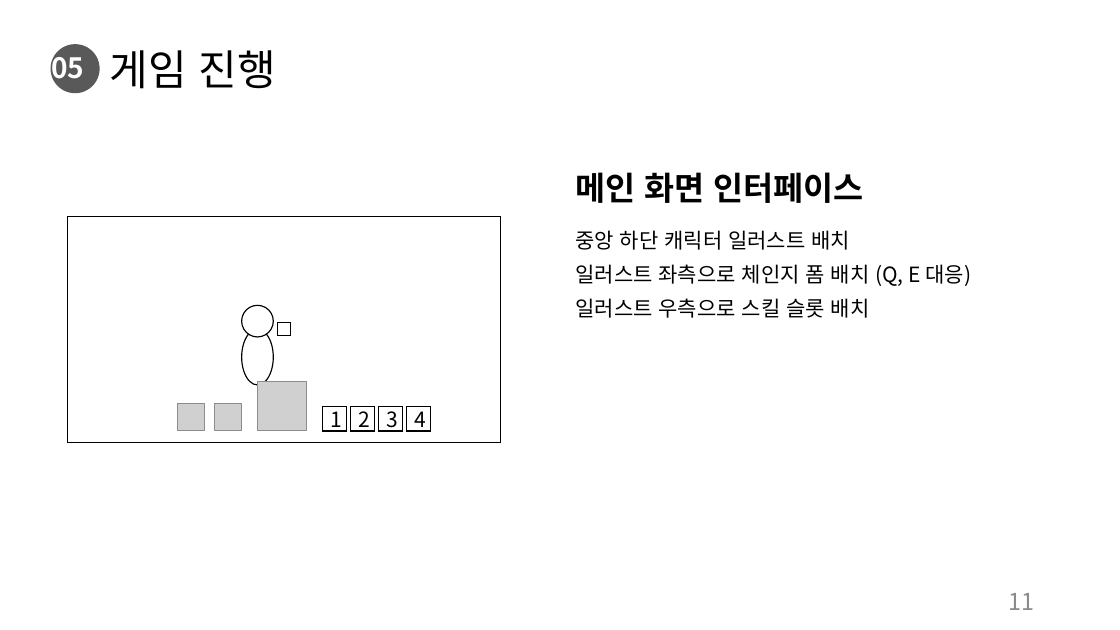
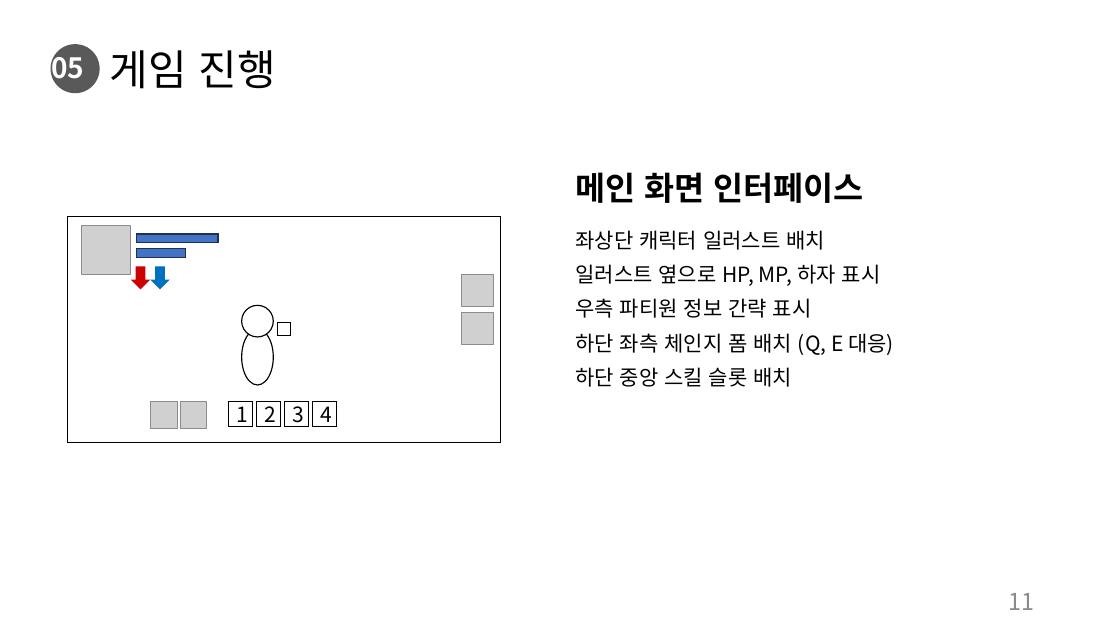
Before and after one commit to charobe/HDB, a slide deck: slide 11 of 조영욱/하자 드 바이오.pptx. Drawn at 1120x630 pixels with LibreOffice and Linux fonts; fonts in the diff are those of the drawing; grey boxes stand for pictures. Boxes give left, top, right and bottom in pixels: in the first picture for what was removed or moved away, otherwise in the second. Text is boxed around its words. In the diff, an @@ line names an element or a change of style, - is before the commit and + after.

```diff
--- a/조영욱/하자 드 바이오.pptx
+++ b/조영욱/하자 드 바이오.pptx
@@ picture: place and size @@
-picture at [257, 381, 306, 430]
+picture at [82, 226, 130, 275]
@@ rectangle added at [136, 234, 218, 244], fill #4472C4, outline #1E3256 1 pt @@
@@ text at [575, 230, 894, 387]: text changed @@
-중앙 하단 캐릭터 일러스트 배치
-일러스트 좌측으로 체인지 폼 배치 (Q, E 대응)
-일러스트 우측으로 스킬 슬롯 배치
+좌상단 캐릭터 일러스트 배치
+일러스트 옆으로 HP, MP, 하자 표시
+우측 파티원 정보 간략 표시
+하단 좌측 체인지 폼 배치 (Q, E 대응)
+하단 중앙 스킬 슬롯 배치
@@ down arrow added at [131, 266, 150, 289], fill #CC0000 @@
@@ rectangle added at [136, 249, 185, 258], fill #4472C4, outline #1E3256 1 pt @@
@@ down arrow added at [150, 266, 170, 289], fill #0070C0 @@
@@ picture added at [461, 275, 493, 307] @@
@@ picture added at [461, 313, 493, 345] @@
@@ picture: place and size @@
-picture at [177, 404, 204, 431]
+picture at [150, 402, 177, 429]
@@ picture: place and size @@
-picture at [215, 404, 242, 431]
+picture at [180, 402, 207, 429]
@@ 4 rectangles: place and size @@
-4 rectangles at [323, 407, 431, 432]
+4 rectangles at [229, 402, 337, 427]
```
Also in this commit, not shown: 3 other slides changed, 7 slides added.
